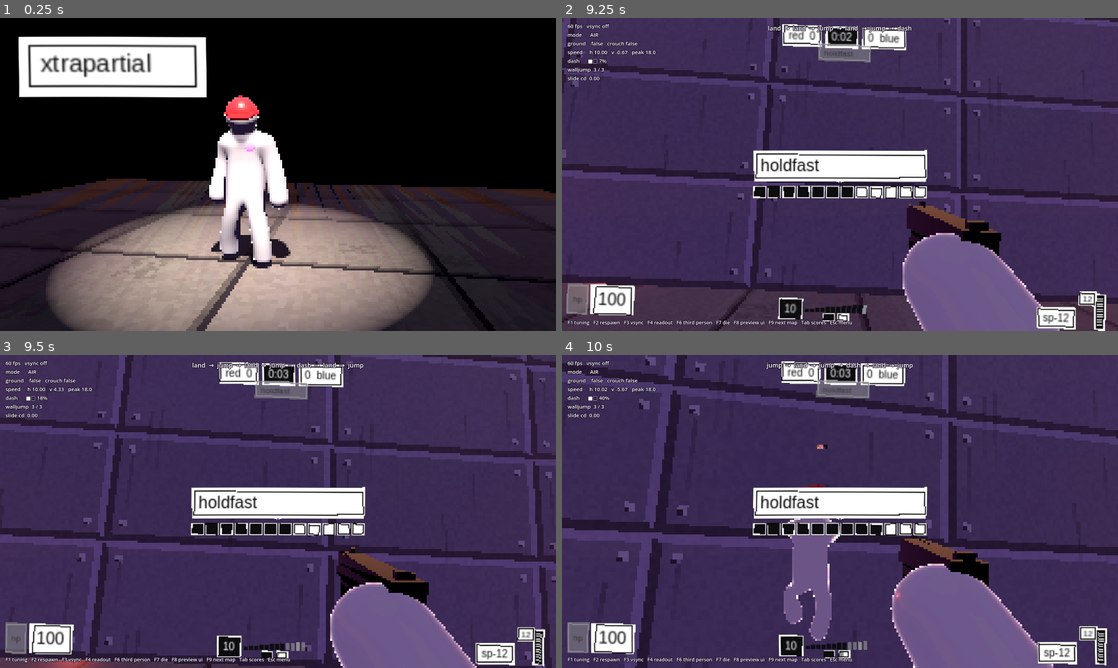
Above: before the commit, frames 1-4 (two rows, left to right).
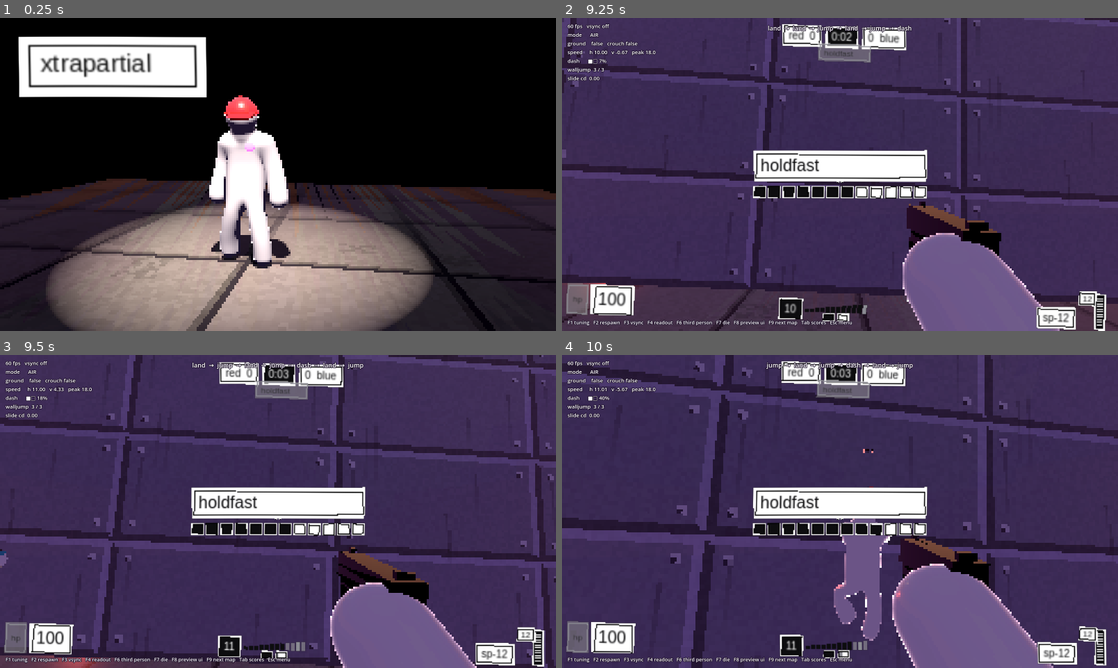
Above: after the commit, the same moments.

Repository: shrimpsooup2/xpl
Game: Godot game, scene res://scenes/main_menu.tscn
Same seed, same stepped clock (60 frames per second), same inputs: the game is played once before the commit and once after it.
Inputs (mouse positions are in pixels of both pictures, inside the frame that each line leads up to):
- Up to frame 1 (0.25 s): no input
- Up to frame 2 (9.25 s): move the mouse to (962, 158) at 0.52 s; hold D (move_right) 0.53-1.25 s; hold Shift (dash) 0.53-1.25 s; tap Space (jump) at 0.77, 1.07, 3.77, 3.8, 4.07, 6.77, 7.07, 9.02 s; click (962, 158) at 0.8 s; drag from (728, 190) to (812, 237) at 1.27 s; move the mouse to (895, 105) at 2.02 s; hold D (move_right) 2.03-2.75 s; hold Space (jump) 2.03-2.75 s; tap Shift (dash) at 2.3, 6.8, 9.05 s; drag from (812, 237) to (673, 127) at 2.77 s; move the mouse to (1006, 221) at 3.52 s; hold A (move_left) 3.53-4.25 s; hold Ctrl (crouch) 3.53-4.25 s; drag from (673, 127) to (756, 96) at 4.27 s; move the mouse to (867, 174) at 5.02 s; press the mouse at (867, 174) at 5.03 s; hold S (move_back) 5.03-5.75 s; release the mouse at (867, 174) at 5.75 s; drag from (756, 96) to (728, 190) at 5.77 s; move the mouse to (962, 158) at 6.52 s; hold W (move_forward) 6.53-7.25 s; hold Tab (scoreboard) 6.53-7.25 s; drag from (728, 190) to (812, 237) at 7.27 s; move the mouse to (851, 168) at 8.02 s; hold W (move_forward) 8.03-8.78 s; hold Space (jump) 8.03-8.78 s; tap G (use_throwable) at 8.1 s; move the mouse to (834, 180) at 8.77 s; hold A (move_left) from 8.78 s (still down); tap 2 (weapon_fists) at 8.85 s
- Up to frame 3 (9.5 s): keep holding A (move_left); tap Space (jump) at 9.32 s
- Up to frame 4 (10 s): move the mouse to (878, 514) at 9.52 s; release A (move_left) at 9.53 s; hold W (move_forward) from 9.53 s (still down); hold 1 (weapon_primary) from 9.53 s (still down); tap Space (jump) at 9.77 s; click (878, 514) at 9.8 s

Frames 1-2 are identical in both runs. In frame 3, 9.9% of the frame differs, in the area x 0-100%, y 0-100%; in frame 4, 15%.

Commit message:
Timed hops build speed on flat ground
A hop taken right as you land (jump pressed up to 60 ms before touching
down, fired within the 50 ms landing grace), while holding a direction
within 60 degrees of the way you're moving, adds 1 m/s along your way,
up to a hop cap of 14 m/s. Past the cap, or mistimed, a hop just keeps
your speed as before. Never out of a dash or a slam bounce.

Measured on flat ground: run 8.5 to 14 m/s in about 4 s of hopping,
where before only holding crouch through a slide-hop chain or perfect
air strafing built speed without a slope. Slides, dashes, bounces and
strafing still carry on to the 16 m/s soft cap.

A timed hop punches the camera's FOV a little and pops the speed readout.
It only reads timers already in MovementState, so prediction and the
network format are unchanged. Tuning: hop_window, hop_boost and
hop_speed_cap (F1, Hop). Tests: timed hops build to the cap, early or
late ones only keep speed, and they need you pushing your way.

GDD 1.8 (4.2 and 4.3) and the README describe it.

Co-Authored-By: Claude Opus 5.5 <noreply@anthropic.com>
Claude-Session: https://claude.ai/code/session_01Tj9HxZHYVTVMQ6X4MXNMBu

Diff:
--- a/src/movement/movement_params.gd
+++ b/src/movement/movement_params.gd
@@ -36,6 +36,16 @@
 ## Extra deceleration per 1 m/s of horizontal speed above the soft cap.
 @export_range(0.0, 10.0, 0.1) var soft_cap_drag: float = 2.0
 @export_range(10.0, 100.0, 1.0) var terminal_velocity: float = 40.0
+
+@export_group("Hop")
+## A hop timed to the landing adds speed along your way: jump pressed at most
+## this long before touching down (and fired within the landing grace after),
+## holding a direction you're already going.
+@export_range(0.0, 0.2, 0.005) var hop_window: float = 0.06
+@export_range(0.0, 5.0, 0.05) var hop_boost: float = 1.0
+## Timed hops add speed up to this; past it they just keep it (slopes, slides,
+## dashes and bounces take you higher, up to the soft cap).
+@export_range(5.0, 30.0, 0.5) var hop_speed_cap: float = 14.0
 
 @export_group("Slide")
 @export_range(0.0, 20.0, 0.1) var slide_min_speed: float = 6.0
--- a/src/movement/movement_sim.gd
+++ b/src/movement/movement_sim.gd
@@ -162,7 +162,11 @@
 		_event(st, &"slam_bounce", {"velocity": v.y})
 	else:
 		v.y = maxf(v.y, 0.0) + p.jump_velocity
-		_event(st, &"jump")
+		var gain := _timed_hop_gain(st, v, wish)
+		if gain > 0.0:
+			var h := horizontal(v)
+			v += h.normalized() * gain
+		_event(st, &"jump", {"timed": gain > 0.0, "gain": gain})
 	if st.mode == Mode.DASH:
 		# Dash-jump: keep the dash's exit speed instead of its burst speed.
 		var h := st.dash_dir * st.dash_exit_speed
@@ -174,6 +178,25 @@
 	st.coyote_timer = 0.0
 	st.jump_buffer_timer = 0.0
 	st.bounce_window_timer = 0.0
+
+
+## Speed a hop adds (GDD §4.2): only one timed to the landing (pressed no
+## more than hop_window before touching down, fired within the landing
+## grace), not out of a dash, and only while pushing the way you're going;
+## it builds up to hop_speed_cap and no further.
+func _timed_hop_gain(st: MovementState, v: Vector3, wish: Vector3) -> float:
+	if st.landing_grace_timer <= 0.0 or st.mode == Mode.DASH:
+		return 0.0
+	var since_landing := p.landing_grace - st.landing_grace_timer
+	var pressed_ago := p.jump_buffer - st.jump_buffer_timer
+	if pressed_ago > since_landing + p.hop_window + TIMER_EPSILON:
+		return 0.0  # Pressed too early: it still jumps (the buffer), plainly.
+	var h := horizontal(v)
+	var speed := h.length()
+	var w := horizontal(wish)
+	if speed < 1.0 or w.length() < 0.5 or w.normalized().dot(h / speed) < 0.5:
+		return 0.0
+	return maxf(minf(speed + p.hop_boost, p.hop_speed_cap) - speed, 0.0)
 
 
 func _wall_jump(body: CharacterBody3D, st: MovementState) -> void:
--- a/src/player/player.gd
+++ b/src/player/player.gd
@@ -712,7 +712,8 @@
 	var local := func(dir: Vector3) -> Vector3: return Basis(Vector3.UP, yaw).inverse() * dir
 	match e.type:
 		&"jump":
-			_kick_camera(0.0, 1.0, 0.0, 0.04)
+			# A timed hop punches the view out a little more: you hear the rhythm.
+			_kick_camera(2.0 if e.get("timed", false) else 0.0, 1.0, 0.0, 0.04)
 		&"land":
 			if view_settings.landing_dip:
 				_dip = minf(_dip + e.impact_speed * DIP_PER_IMPACT, DIP_MAX)
--- a/src/ui/game_hud.gd
+++ b/src/ui/game_hud.gd
@@ -450,6 +450,8 @@
 	match e.type:
 		&"jump":
 			_knock(Vector2(0, -KNOCK_JUMP))
+			if e.get("timed", false):
+				LofiUI.pop(_speed, 1.2, 0.12)  # The speed you just gained.
 		&"slam_bounce":
 			_knock(Vector2(0, -KNOCK_JUMP * 2.0))
 		&"land":
--- a/tests/player_tests.gd
+++ b/tests/player_tests.gd
@@ -231,6 +231,69 @@
 	await run(c)
 	check(player.state.mode == Mode.AIR, "airborne after slide-hop")
 	near(hspeed(), sliding_speed, 0.25, "horizontal speed after slide-hop")
+
+
+## Runs up, then hops off `hops` landings: pressing jump `early` ticks
+## before each landing (it fires just after touching down, by the buffer),
+## or with `early` <= 0, that many ticks after it. Holds `move` while
+## hopping. Returns how many hops were timed (from the jump events).
+func hop_run(hops: int, early: int, move := Vector2(0, 1)) -> int:
+	place(Vector3.ZERO)
+	await settle()
+	var c := cmd()
+	c.jump_pressed = true
+	await run(c)  # A jump on the spot, to time the airtime.
+	var airtime := 0
+	while not player.state.on_ground:
+		await run(c)
+		airtime += 1
+	var timed := [0]
+	player.movement_event.connect(func(e: Dictionary) -> void:
+		if e.type == &"jump" and e.get("timed", false):
+			timed[0] += 1)
+	c.move = Vector2(0, 1)
+	await run(c, 60)  # Up to run speed, forward.
+	c.move = move
+	c.jump_pressed = true
+	await run(c)  # The first hop, from the run: no landing to time it to.
+	for i in hops:
+		var ticks := 0
+		while not player.state.on_ground:
+			ticks += 1
+			if early > 0 and ticks == airtime - early:
+				c.jump_pressed = true
+			await run(c)
+		if early <= 0:
+			await run(c, -early)
+			c.jump_pressed = true
+		await run(c)  # Off this landing.
+	return timed[0]
+
+
+func test_timed_hops_build_speed_up_to_the_hop_cap() -> void:
+	var timed := await hop_run(3, 0)
+	check(timed == 3 and player.state.mode == Mode.AIR, "three hops right on landing, all timed (%d)" % timed)
+	near(hspeed(), p.run_speed + 3.0 * p.hop_boost, 0.3, "each adds hop_boost")
+	await hop_run(3, 3)
+	near(hspeed(), p.run_speed + 3.0 * p.hop_boost, 0.3, "pressed a moment before landing counts too")
+	await hop_run(12, 0)
+	near(hspeed(), p.hop_speed_cap, 0.25, "they build up to the hop cap")
+	check(hspeed() <= p.hop_speed_cap + 0.05, "and no further")
+
+
+func test_mistimed_hops_only_keep_speed() -> void:
+	var timed := await hop_run(4, 6)
+	check(timed == 0 and player.state.mode == Mode.AIR, "pressed too early: still hops (the buffer), but plainly (%d timed)" % timed)
+	check(hspeed() <= p.run_speed + 0.2, "keeping speed, not adding: %.2f" % hspeed())
+	timed = await hop_run(4, -5)
+	check(timed == 0 and hspeed() <= p.run_speed + 0.2, "late ones (after the landing grace) add nothing: %.2f" % hspeed())
+
+
+func test_timed_hops_need_you_pushing_your_way() -> void:
+	var timed := await hop_run(4, 0, Vector2.ZERO)
+	check(timed == 0 and hspeed() <= p.run_speed + 0.05, "no input: speed kept, nothing added (%.2f)" % hspeed())
+	timed = await hop_run(4, 0, Vector2(1, 0))
+	check(timed == 0 and hspeed() < p.run_speed + 1.0, "strafing across your way doesn't count (%.2f)" % hspeed())
 
 
 func test_slide_gains_speed_downhill() -> void:
Not shown, changed: README.md
Not shown, changed: docs/GDD.md
